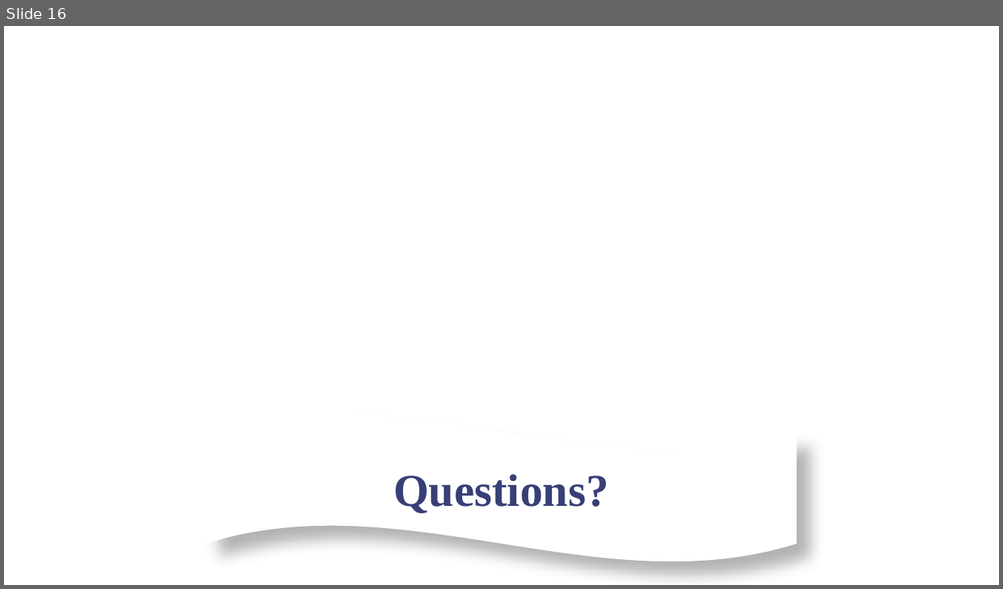
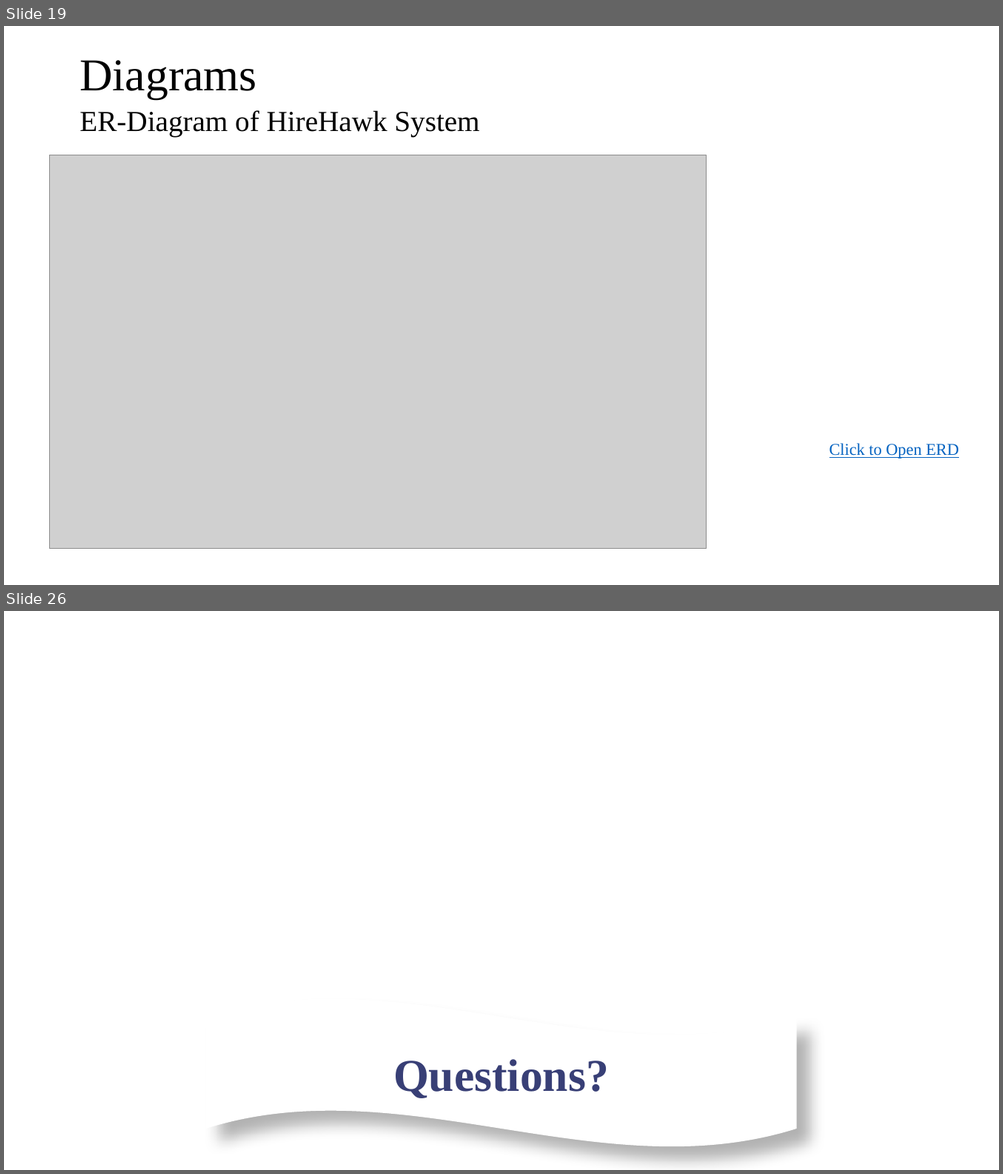
Before and after one commit to SaurabhSubedi/Hire-Hawk, a slide deck: Docs/MidtermPresentationHireHawk.pptx. Shown one above the other, each under a label of ours: slide 16 before the commit, slides 19 and 26 after it; the slides between them are not shown. The pictures are 1003x589 and 1003x1174 pixels, drawn with LibreOffice and Linux fonts; fonts in the diff are those of the drawing; grey boxes stand for pictures; background and template pictures are left out. Boxes give left, top, right and bottom in pixels: in the first picture for what was removed or moved away, otherwise in the second. Text is boxed around its words. In the diff, an @@ line names an element or a change of style, - is before the commit and + after.

```diff
--- a/Docs/MidtermPresentationHireHawk.pptx
+++ b/Docs/MidtermPresentationHireHawk.pptx
@@ slide 19 added at box(4, 26, 999, 585), background #FFFFFF @@
@@ title added at box(79, 60, 256, 99), 44 pt, text #000000 @@
+Diagrams
@@ text added at box(79, 110, 479, 137), 28 pt, text #000000 @@
+ER-Diagram of HireHawk System
@@ picture added at box(50, 155, 706, 549) @@
@@ text added at box(829, 443, 959, 459), 16 pt, text #0563C1, underline @@
+Click to Open ERD
@@ what was slide 16 is now slide 26 @@
```
Also in this commit, not shown: 7 slides changed, 17 other slides added, 8 slides removed, 6 other files.
